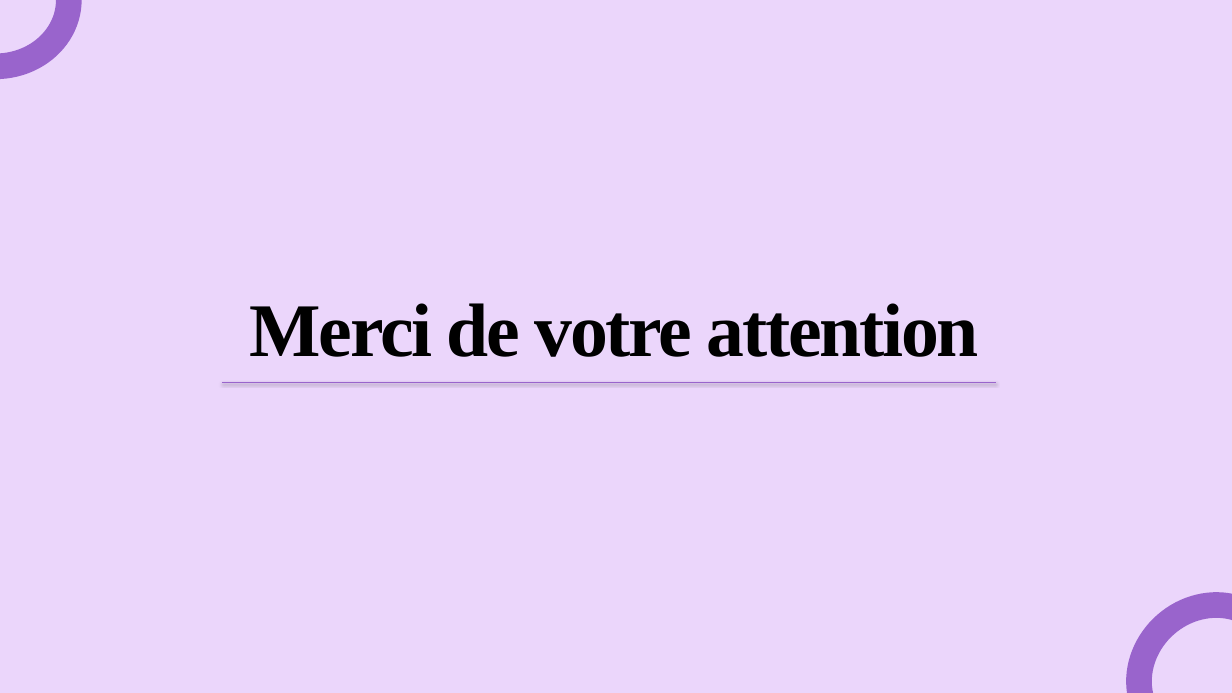
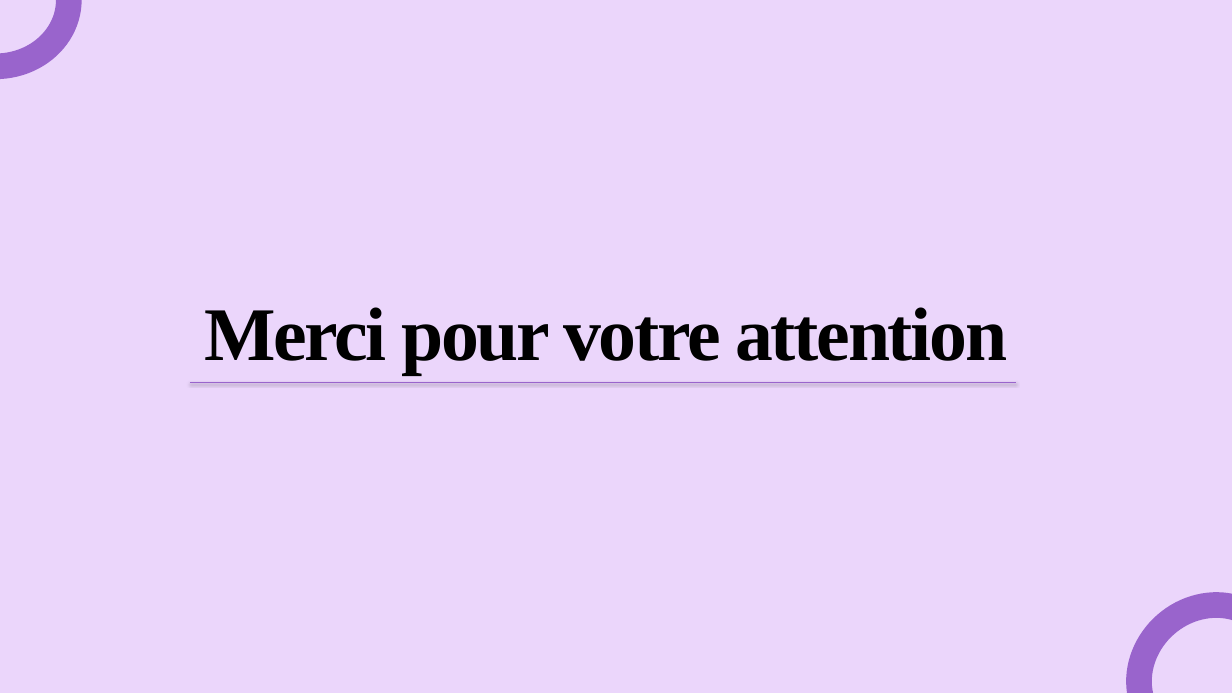
Before and after one commit to Azizos002/NG-IDPS, a slide deck: slide 34 of rapport/presentation-aziz-PFE.pptx (slide 40 before the commit). Drawn at 1232x693 pixels with LibreOffice and Linux fonts; fonts in the diff are those of the drawing; background and template pictures are left out. Boxes give left, top, right and bottom in pixels: in the first picture for what was removed or moved away, otherwise in the second. Text is boxed around its words. In the diff, an @@ line names an element or a change of style, - is before the commit and + after.

```diff
--- a/rapport/presentation-aziz-PFE.pptx
+++ b/rapport/presentation-aziz-PFE.pptx
@@ text at (x1=204, y1=307, x2=1007, y2=375): text changed @@
-Merci de votre attention
+Merci pour votre attention
@@ line moved from (222, 383) - (996, 383) to (190, 383) - (1016, 383) @@
```
Also in this commit, not shown: 12 other slides changed, 2 slides added, 7 slides removed, 4 other files.
